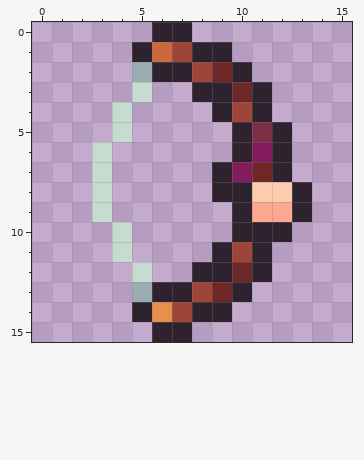
Two versions of one pixel-art sprite, Assets/Sprites/Weapons/Generation_One/Fire/Fire1.png. Above: the version before the commit.
The file is 16x16 pixels. The old version is drawn lined up with the new one.
Once edited:
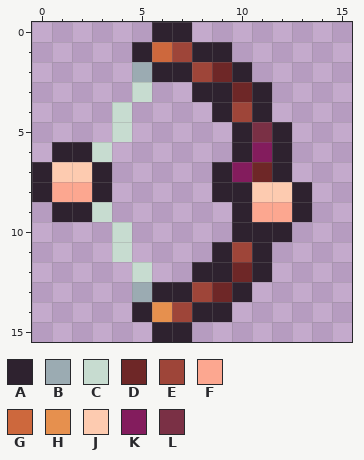
Palette (. is transparent): A #2e222f  B #9babb2  C #c7dcd0  D #6e2727  E #9e4539  F #fca790  G #cd683d  H #e6904e  J #fdcbb0  K #831c5d  L #7a3045
Diff:
whole drawing moved by +1,+0 (the old picture is shown already moved)
@@ x 0..5 @@
  5 ....C.
- 6 ...C..
- 7 ...C..
- 8 ...C..
- 9 ...C..
+ 6 .AAC..
+ 7 AJJA..
+ 8 AFFA..
+ 9 .AAC..
 10 ....C.
Changed places in both pictures, as pixel boxes (x1, y1, x2, y2):
changed: (32, 142, 112, 222)
